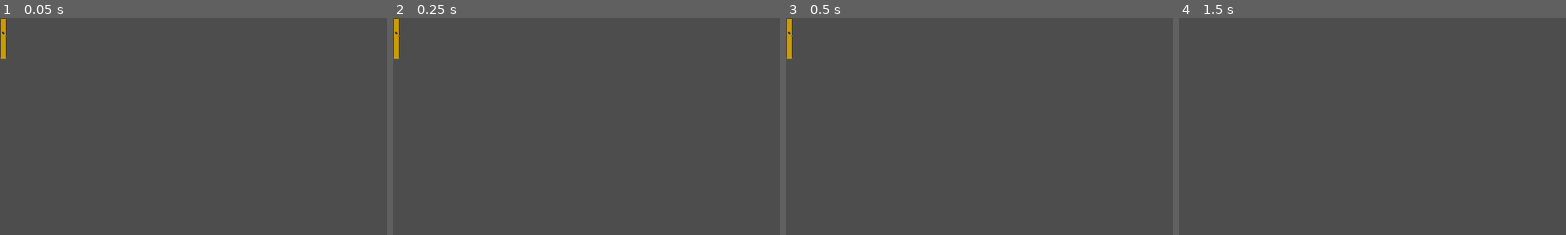
Above: before the commit, frames 1-4 (left to right).
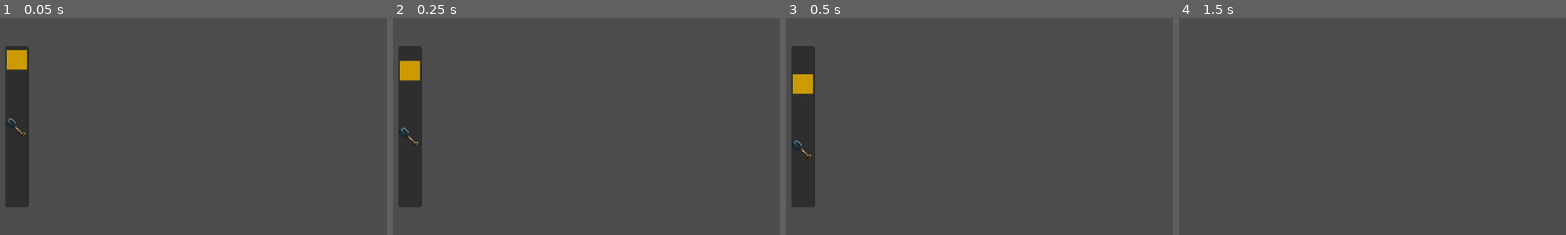
Above: after the commit, the same moments.

Repository: bryyvvvn/ShovelHustleJuego
Game: Godot game, scene res://Scenes/minigame.tscn
Two runs of this game, one before a commit and one after it. Both use one fixed random seed, a clock stepped at 60 frames per second and the inputs below. This scene is started directly instead of the project's main scene.
Inputs (mouse positions are % of the whole screen's width and height, from its top left):
- Up to frame 1 (0.05 s): no input
- Up to frame 2 (0.25 s): no input
- Up to frame 3 (0.5 s): no input
- Up to frame 4 (1.5 s): move the mouse to (72, 45) at 0.52 s; hold D (ui_right) 0.53-1.28 s; tap Mouse wheel up (zoom_in) at 0.6 s; click (72, 45) at 0.67 s; tap Enter at 1.25 s; move the mouse to (30, 55) at 1.27 s; hold S (ui_down) from 1.28 s (still down); tap Mouse wheel down (zoom_out) at 1.35 s; click (30, 55) at 1.42 s
The pictures show only the part of the screen within x 0-50%, y 0-50%; the shares and areas given below are measured in that part.

The runs differ from the first frame. In frame 1, 4.7% of the frame differs, in the area x 0-8%, y 0-88%; in frame 2, 4.7%; in frame 3, 4.7%; in frame 4, nothing differs.

Commit message:
minigame funcional
falta:
cambiar tile al cavar
spawn ore al azar

Diff:
--- a/Scenes/game.tscn
+++ b/Scenes/game.tscn
@@ -13,3 +13,7 @@
 player_scene = ExtResource("1_ebmjs")
 shovel_scene = ExtResource("4_3dryh")
 objects_scene = ExtResource("5_wowpa")
+
+[node name="UI" type="CanvasLayer" parent="."]
+scale = Vector2(2, 2)
+transform = Transform2D(2, 0, 0, 2, 0, 0)
--- a/Scenes/minigame.gd
+++ b/Scenes/minigame.gd
@@ -2,28 +2,32 @@
 
 signal minigame_result(success: bool)
 
-@export var gravity := 200.0
-@export var lift_speed := 300.0
-@export var green_zone_height := 60.0
+@export var gravity := 140
+@export var lift_speed := 100
+@export var green_zone_height := 29
 
 var velocity := 0.0
 var active := true
+
+var direction := 1
+var zone_speed := 80.0
 
 func setup(dia: int, pala: float):
 	var dificultad_dia = clamp((dia - 1) * 0.1, 0.0, 0.6)
 	var poder_total = pala - dificultad_dia
 	var exito = clamp(poder_total, 0.1, 1.0)
+	zone_speed = 80.0 + (1.0 - exito) * 60.0
 
-	green_zone_height = clamp(200.0 * exito, 30, 100)
-	gravity = 150.0 + (1.0 - exito) * 200.0
-	lift_speed = 250.0 - (1.0 - exito) * 100.0
+	green_zone_height = clamp(29 * exito, 10, 100)
+	gravity = 140.0 + (1.0 - exito) * 200.0
+	lift_speed = 100.0 - (1.0 - exito) * 100.0
 
 	$Bar/zonaOro.size.y = green_zone_height
-	$Bar/pala.position.y = $Bar.size.y / 2
+	$Bar/pala.position.y = 99
 
 func _ready():
 	$Bar/zonaOro.size.y = green_zone_height
-	$Bar/pala.position.y = $Bar.size.y / 2
+	$Bar/pala.position.y = 99
 
 func _process(delta):
 	if !active:
@@ -35,16 +39,29 @@
 	if Input.is_mouse_button_pressed(MOUSE_BUTTON_RIGHT):
 		velocity = -lift_speed
 	else:
-		velocity += gravity * delta
+		if int(Time.get_ticks_msec() / 100) % 2 == 0:
+			velocity = gravity
+		else:
+			velocity = 0
 
 	y += velocity * delta
 	y = clamp(y, 0, $Bar.size.y - cursor.size.y)
 	cursor.position.y = y
 
+	var zone = $Bar/zonaOro
+	#movimiento vertical
+	zone.position.y += direction * zone_speed * delta
+
+	if zone.position.y <= 0:
+		direction = 1
+	elif zone.position.y + zone.size.y >= 205:
+		direction = -1
+
+
+
 func _input(event):
 	if event is InputEventMouseButton:
 		if event.button_index == MOUSE_BUTTON_LEFT and !event.pressed:
-			# Left mouse button was released
 			active = false
 			var success = cursor_in_green_zone()
 			emit_signal("minigame_result", success)
--- a/Scenes/minigame.tscn
+++ b/Scenes/minigame.tscn
@@ -5,11 +5,12 @@
 
 [node name="minigame" type="Control"]
 layout_mode = 3
-anchors_preset = 15
-anchor_right = 1.0
-anchor_bottom = 1.0
-offset_right = -1142.0
-offset_bottom = -588.0
+anchor_top = 0.25
+anchor_bottom = 0.25
+offset_left = 8.0
+offset_top = -120.0
+offset_right = 43.0
+offset_bottom = 120.0
 grow_horizontal = 2
 grow_vertical = 2
 script = ExtResource("1_s7wve")
@@ -17,27 +18,19 @@
 [node name="Bar" type="Panel" parent="."]
 z_index = 11
 layout_mode = 0
-offset_right = 10.0
-offset_bottom = 60.0
+offset_right = 35.0
+offset_bottom = 240.0
 
 [node name="zonaOro" type="ColorRect" parent="Bar"]
 layout_mode = 1
-anchors_preset = -1
-anchor_left = 1.0
-anchor_right = 1.0
-offset_left = -9.0
-offset_top = 1.0
-offset_right = -1.0
-offset_bottom = 59.0
-grow_horizontal = 2
-grow_vertical = 2
+offset_left = 2.4
+offset_top = 2.35
+offset_right = 32.4
+offset_bottom = 237.35
 color = Color(0.796078, 0.607843, 0, 1)
 
 [node name="pala" type="TextureRect" parent="Bar"]
 layout_mode = 0
-offset_left = 3.0
-offset_top = 2.0
-offset_right = 43.0
-offset_bottom = 42.0
-scale = Vector2(0.2, 0.2)
+offset_right = 32.0
+offset_bottom = 32.0
 texture = ExtResource("1_ij8rg")
--- a/Scripts/shovel.gd
+++ b/Scripts/shovel.gd
@@ -14,6 +14,8 @@
 	var minigame = minigame_scene.instantiate()
 	minigame.setup(1, 1)
 	#minigame.setup(dia, pala)
-	get_tree().current_scene.add_child(minigame)
+	#get_tree().current_scene.add_child(minigame)
+	get_tree().current_scene.get_node("UI").add_child(minigame)
+
 	var result = await minigame.minigame_result
 	return result
